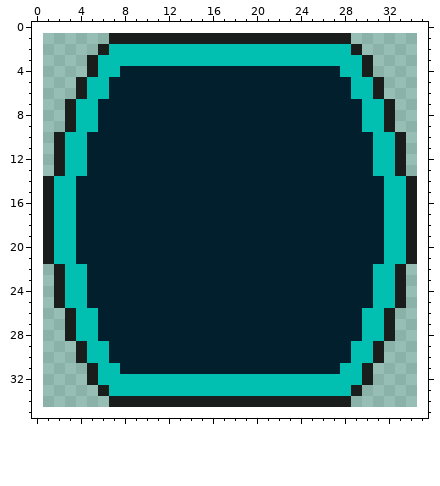
Edited in one commit: pixel-art sprite (Assets/Project/Sprites/UI/SelectedInventoryMenuSlot.png). Above is the file before it was changed.
The file is 34x34 pixels. The old version is drawn lined up with the new one, on the new canvas.
After the commit:
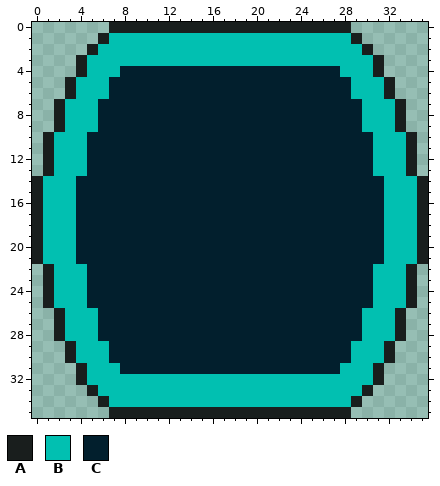
Palette (. is transparent): A #191e1d  B #01c0b1  C #021f2d
From old to new:
canvas 34x34 -> 36x36, the old top-left corner now at 1,1
Changed rows in their new state; - is an unchanged pixel.
first column x 0:
 0 -------AAAAAAAAAAAAAAAAAAAAAA-------
 1 ------ABBBBBBBBBBBBBBBBBBBBBBA------
 2 -----AB----------------------BA-----
 3 ----AB------------------------BA----
 4 ----AB------------------------BA----
 5 ---AB--------------------------BA---
 6 ---AB--------------------------BA---
 7 --AB----------------------------BA--
 8 --AB----------------------------BA--
 9 --AB----------------------------BA--
10 -AB------------------------------BA-
11 -AB------------------------------BA-
12 -AB------------------------------BA-
13 -AB------------------------------BA-
14 AB--------------------------------BA
15 AB--------------------------------BA
16 AB--------------------------------BA
17 AB--------------------------------BA
18 AB--------------------------------BA
19 AB--------------------------------BA
20 AB--------------------------------BA
21 AB--------------------------------BA
22 -AB------------------------------BA-
23 -AB------------------------------BA-
24 -AB------------------------------BA-
25 -AB------------------------------BA-
26 --AB----------------------------BA--
27 --AB----------------------------BA--
28 --AB----------------------------BA--
29 ---AB--------------------------BA---
30 ---AB--------------------------BA---
31 ----AB------------------------BA----
32 ----AB------------------------BA----
33 -----AB----------------------BA-----
34 ------ABBBBBBBBBBBBBBBBBBBBBBA------
35 -------AAAAAAAAAAAAAAAAAAAAAA-------
